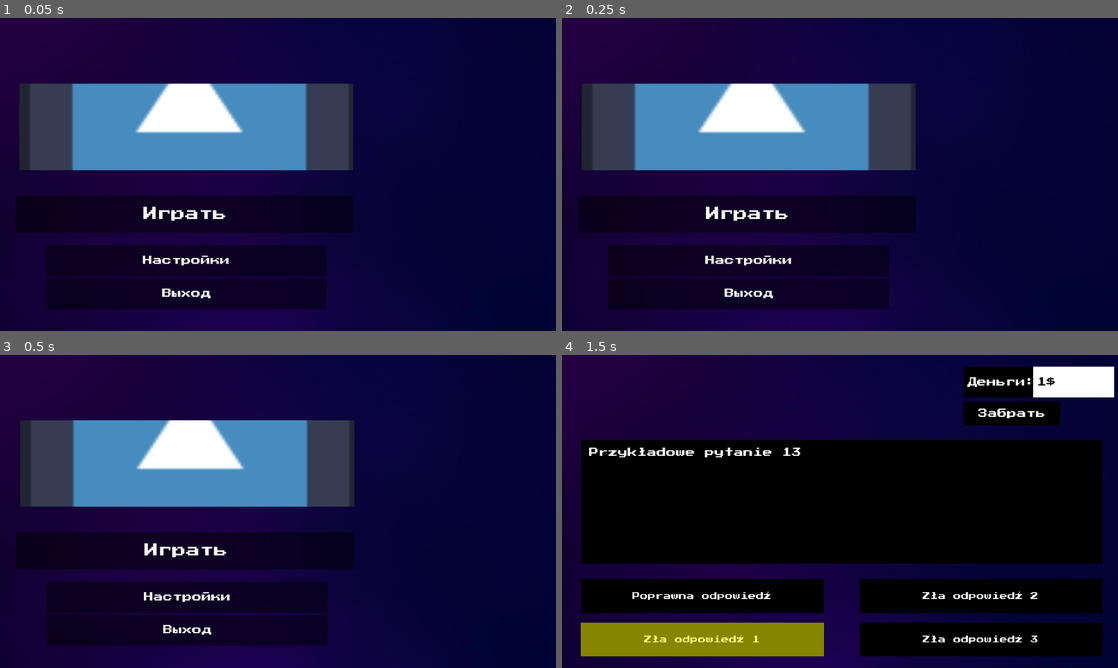
Above: before the commit, frames 1-4 (two rows, left to right).
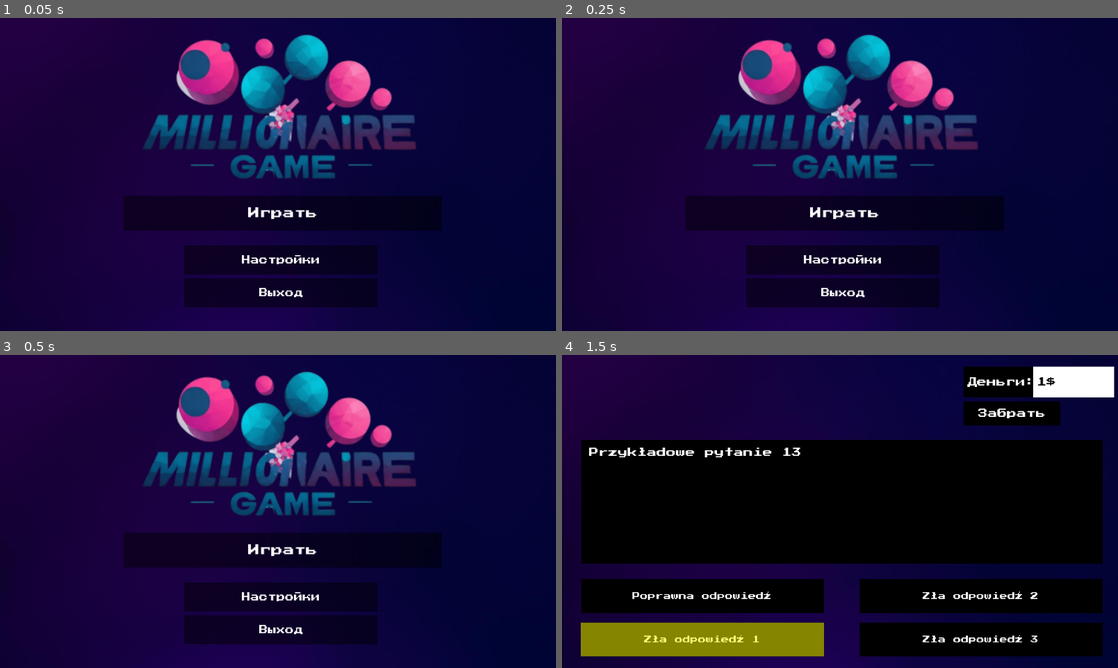
Above: after the commit, the same moments.

Repository: Tim00ff/wwtbam
Game: Godot game, scene res://game/start.tscn
Same seed, same stepped clock (60 frames per second), same inputs: the game is played once before the commit and once after it. The engine's default icon, where the game draws it, is replaced by a stand-in: a white triangle on a blue panel in a dark square. Sound files missing from this copy of the repository are replaced by a short silence.
Inputs:
- Up to frame 1 (0.05 s): no input
- Up to frame 2 (0.25 s): no input
- Up to frame 3 (0.5 s): no input
- Up to frame 4 (1.5 s): click "Играть" at 0.5 s; click "Zła odpowiedź 1" at 1.25 s

The runs differ from the first frame. In frame 1, 33% of the frame differs, in the area x 2-80%, y 5-94%; in frame 2, 33%; in frame 3, 33%; in frame 4, nothing differs.

Commit message:
add logo

Diff:
--- a/game/start.tscn
+++ b/game/start.tscn
@@ -4,7 +4,7 @@
 [ext_resource type="FontFile" uid="uid://1v3etm8to5eh" path="res://PressStart2P-Regular.ttf" id="2_88jc1"]
 [ext_resource type="Script" path="res://scripts/start/start.gd" id="2_j17x2"]
 [ext_resource type="Script" path="res://scripts/start/exit.gd" id="3_sbu3e"]
-[ext_resource type="Texture2D" uid="uid://dca40k26ykqd6" path="res://icon.svg" id="5_1s1dg"]
+[ext_resource type="Texture2D" uid="uid://ukemk53g2ldi" path="res://log2.png" id="5_ae5x4"]
 [ext_resource type="Script" path="res://scripts/start/animation_player.gd" id="5_htksb"]
 [ext_resource type="Texture2D" uid="uid://bpdvigeyf3o5c" path="res://fon.png" id="6_sfcq2"]
 [ext_resource type="Script" path="res://scripts/start/fs_button.gd" id="7_bh2q0"]
@@ -53,16 +53,17 @@
 
 [node name="ItemList" type="ItemList" parent="."]
 self_modulate = Color(1, 1, 1, 0)
-offset_right = 732.0
-offset_bottom = 639.0
+offset_left = 208.0
+offset_right = 940.0
+offset_bottom = 648.0
 
 [node name="start" type="TextureButton" parent="ItemList"]
 self_modulate = Color(1, 1, 1, 0.490196)
 layout_mode = 2
-offset_left = 32.0
+offset_left = 48.0
 offset_top = 368.0
-offset_right = 615.0
-offset_bottom = 432.0
+offset_right = 598.0
+offset_bottom = 428.0
 scale = Vector2(1.2, 1.2)
 size_flags_vertical = 3
 size_flags_stretch_ratio = 0.75
@@ -78,10 +79,10 @@
 
 [node name="Label" type="Label" parent="ItemList/start"]
 layout_mode = 0
-offset_right = 586.0
-offset_bottom = 63.0
-theme_override_fonts/font = ExtResource("2_88jc1")
-theme_override_font_sizes/font_size = 24
+offset_right = 550.0
+offset_bottom = 60.0
+theme_override_fonts/font = ExtResource("2_88jc1")
+theme_override_font_sizes/font_size = 20
 text = "Играть"
 horizontal_alignment = 1
 vertical_alignment = 1
@@ -89,10 +90,10 @@
 [node name="settings" type="TextureButton" parent="ItemList"]
 self_modulate = Color(1, 1, 1, 0.490196)
 layout_mode = 2
-offset_left = 94.0
+offset_left = 174.0
 offset_top = 471.0
-offset_right = 677.0
-offset_bottom = 535.0
+offset_right = 574.0
+offset_bottom = 531.0
 size_flags_vertical = 3
 size_flags_stretch_ratio = 0.75
 action_mode = 0
@@ -106,10 +107,10 @@
 
 [node name="Label" type="Label" parent="ItemList/settings"]
 layout_mode = 0
-offset_right = 584.0
-offset_bottom = 63.0
-theme_override_fonts/font = ExtResource("2_88jc1")
-theme_override_font_sizes/font_size = 20
+offset_right = 400.0
+offset_bottom = 60.0
+theme_override_fonts/font = ExtResource("2_88jc1")
+theme_override_font_sizes/font_size = 18
 text = "Настройки"
 horizontal_alignment = 1
 vertical_alignment = 1
@@ -117,10 +118,10 @@
 [node name="exit" type="TextureButton" parent="ItemList"]
 self_modulate = Color(1, 1, 1, 0.490196)
 layout_mode = 2
-offset_left = 94.0
+offset_left = 174.0
 offset_top = 539.0
-offset_right = 677.0
-offset_bottom = 603.0
+offset_right = 574.0
+offset_bottom = 599.0
 size_flags_vertical = 3
 size_flags_stretch_ratio = 0.75
 action_mode = 0
@@ -135,10 +136,10 @@
 
 [node name="Label" type="Label" parent="ItemList/exit"]
 layout_mode = 0
-offset_right = 584.0
-offset_bottom = 63.0
-theme_override_fonts/font = ExtResource("2_88jc1")
-theme_override_font_sizes/font_size = 20
+offset_right = 400.0
+offset_bottom = 60.0
+theme_override_fonts/font = ExtResource("2_88jc1")
+theme_override_font_sizes/font_size = 18
 text = "Выход
 "
 horizontal_alignment = 1
@@ -151,18 +152,18 @@
 anchor_top = 0.0125196
 anchor_right = -0.0983607
 anchor_bottom = 0.0125196
-offset_left = 112.0
-offset_top = 128.0
-offset_right = 615.0
-offset_bottom = 256.0
+offset_left = 96.0
+offset_top = -32.1127
+offset_right = 587.0
+offset_bottom = 258.887
 scale = Vector2(1.4, 1.4)
 action_mode = 0
 button_mask = 3
-texture_normal = ExtResource("5_1s1dg")
+texture_normal = ExtResource("5_ae5x4")
 stretch_mode = 6
-metadata/_edit_use_anchors_ = true
 
 [node name="AnimationPlayer" type="AnimationPlayer" parent="."]
+root_node = NodePath("../ItemList")
 libraries = {
 "": SubResource("AnimationLibrary_6o504")
 }
Binary file added: log1.png
Not shown, added: log1.png.import
Binary file added: log2.png
Not shown, added: log2.png.import
